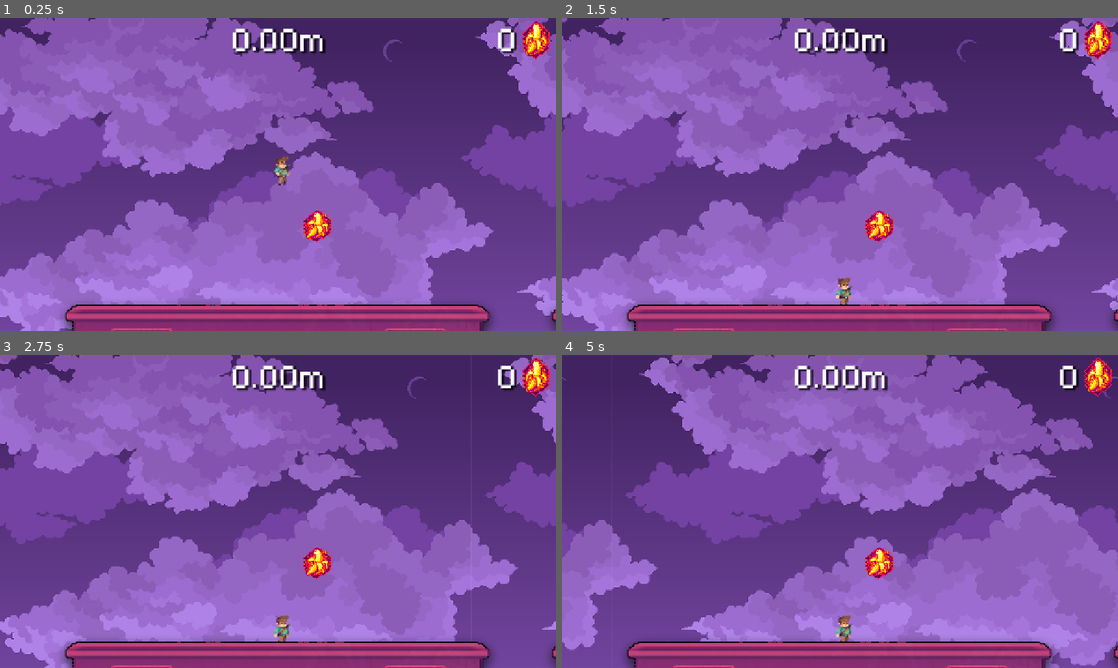
Above: before the commit, frames 1-4 (two rows, left to right).
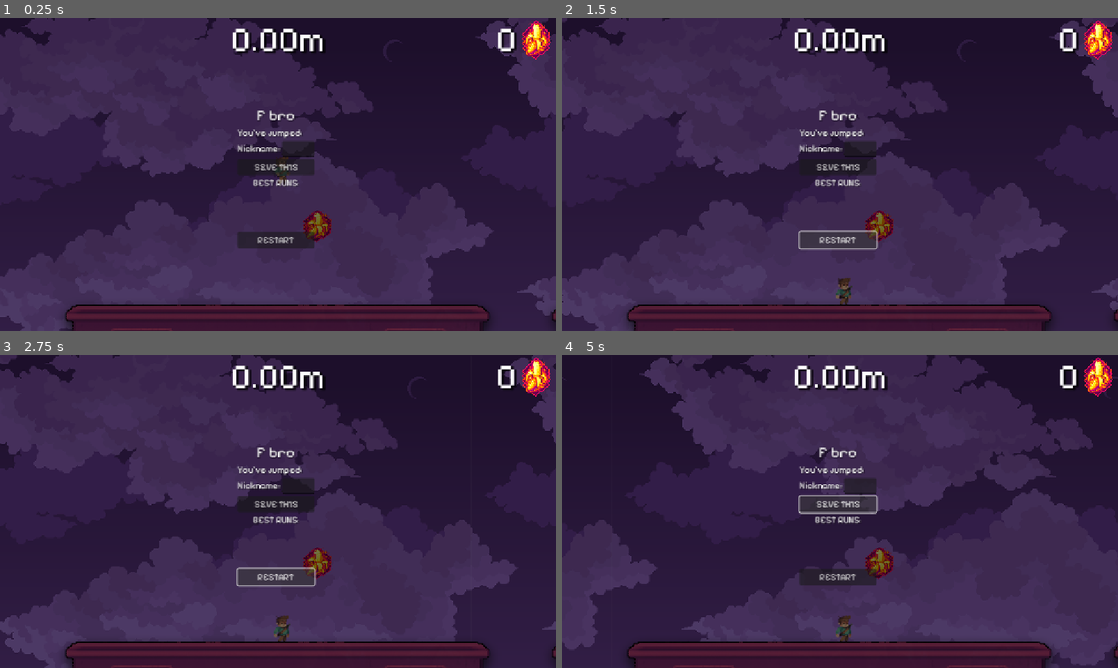
Above: after the commit, the same moments.

Repository: taiiach/BananaExpress
Game: Godot game, scene res://main.tscn
Same seed, same stepped clock (60 frames per second), same inputs: the game is played once before the commit and once after it.
Inputs (mouse positions are in pixels of both pictures, inside the frame that each line leads up to):
- Up to frame 1 (0.25 s): no input
- Up to frame 2 (1.5 s): click (840, 240) at 0.5 s, where only the run after the commit has a clickable "RESTART"; click (840, 240) at 1.25 s, where only the run after the commit has a clickable "RESTART"
- Up to frame 3 (2.75 s): click (278, 577) at 2 s, where only the run after the commit has a clickable "RESTART"
- Up to frame 4 (5 s): click (840, 505) at 2.75 s, where only the run after the commit has a clickable "S&VE TH1S"; click (840, 505) at 3.5 s, where only the run after the commit has a clickable "S&VE TH1S"; click (840, 505) at 4.25 s, where only the run after the commit has a clickable "S&VE TH1S"

The runs differ from the first frame. In frame 1, 99% of the frame differs, in the area x 0-100%, y 0-100%; in frame 2, 99%; in frame 3, 99%; in frame 4, 99%.
Error after the commit: Parse Error: Used space character for indentation instead of tab as used before in the file. (res://game_over.gd:49)

Commit message:
Enable achievement buttons while ignoring input

Diff:
--- a/game_over.gd
+++ b/game_over.gd
@@ -48,13 +48,15 @@
 	ach_label.text = "      	Achievements"
 	achievements_container.add_child(ach_label)
 
-	for ach in ACHIEVEMENTS:
-		var btn := Button.new()
-		btn.text = ach["label"]
-		btn.disabled = true
-		btn.toggle_mode = true
-		achievements_container.add_child(btn)
-		achievement_buttons.append(btn)
+        for ach in ACHIEVEMENTS:
+                var btn := Button.new()
+                btn.text = ach["label"]
+                btn.toggle_mode = true
+                # Keep the button enabled but ignore any mouse interaction
+                btn.mouse_filter = Control.MOUSE_FILTER_IGNORE
+                btn.focus_mode = Control.FOCUS_NONE
+                achievements_container.add_child(btn)
+                achievement_buttons.append(btn)
 
 		# Make the name input wider for easier typing
 		line_edit.custom_minimum_size = Vector2(250, 0)
